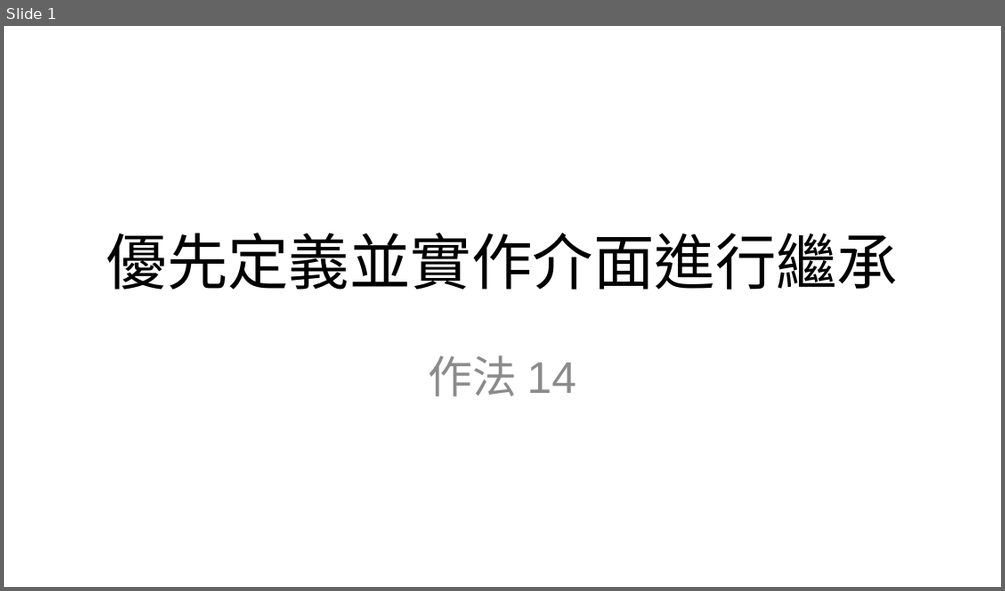
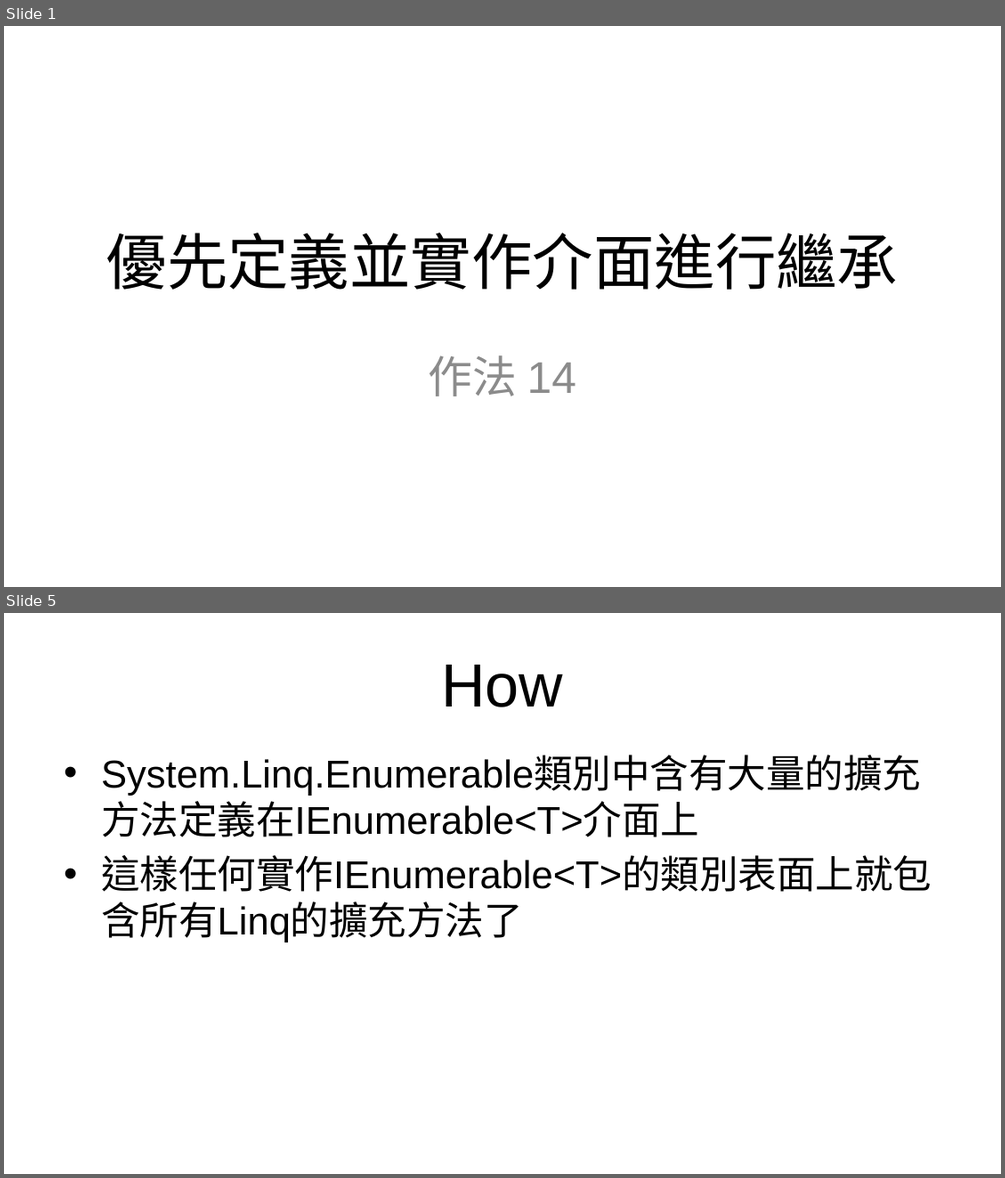
Before and after one commit to Chesham/more-effective-csharp, a slide deck: more-effective-csharp-2nd-edition/slides/item14-優先定義並實作介面進行繼承.pptx. Shown one above the other, each under a label of ours: slide 1 before the commit, slides 1 and 5 after it; the slides between them are not shown. The pictures are 1005x591 and 1005x1178 pixels, drawn with LibreOffice and Linux fonts; fonts in the diff are those of the drawing; background and template pictures are left out. Boxes give left, top, right and bottom in pixels: in the first picture for what was removed or moved away, otherwise in the second. Text is boxed around its words. In the diff, an @@ line names an element or a change of style, - is before the commit and + after.

```diff
--- a/more-effective-csharp-2nd-edition/slides/item14-優先定義並實作介面進行繼承.pptx
+++ b/more-effective-csharp-2nd-edition/slides/item14-優先定義並實作介面進行繼承.pptx
@@ slide 5 added at bbox=[4, 613, 1001, 1174], background picture (left out) @@
@@ title added at bbox=[441, 665, 563, 707], 44 pt, text #000000 @@
+How
@@ text added at bbox=[101, 756, 931, 942], 28 pt, text #000000 @@
+• System.Linq.Enumerable類別中含有大量的擴充方法定義在IEnumerable<T>介面上
+• 這樣任何實作IEnumerable<T>的類別表面上就包含所有Linq的擴充方法了
```
Also in this commit, not shown: 3 other slides added, 2 other files.
